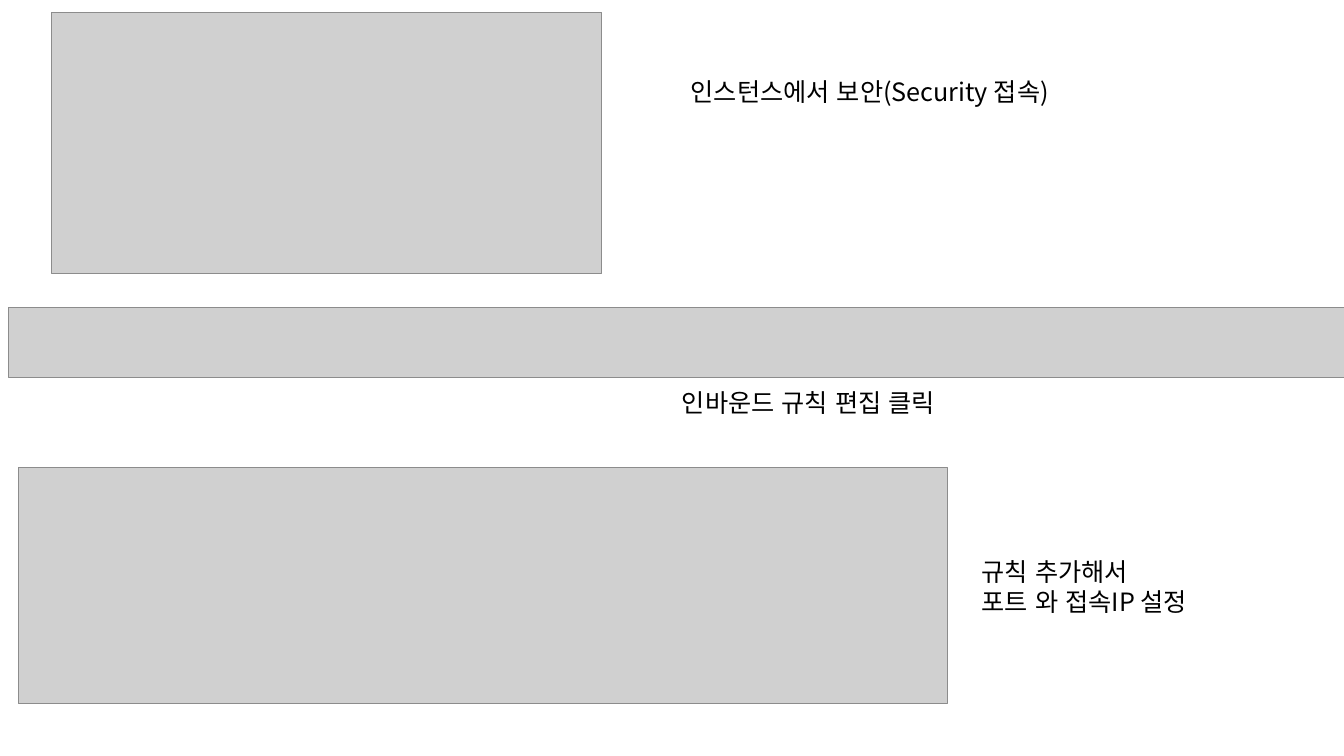
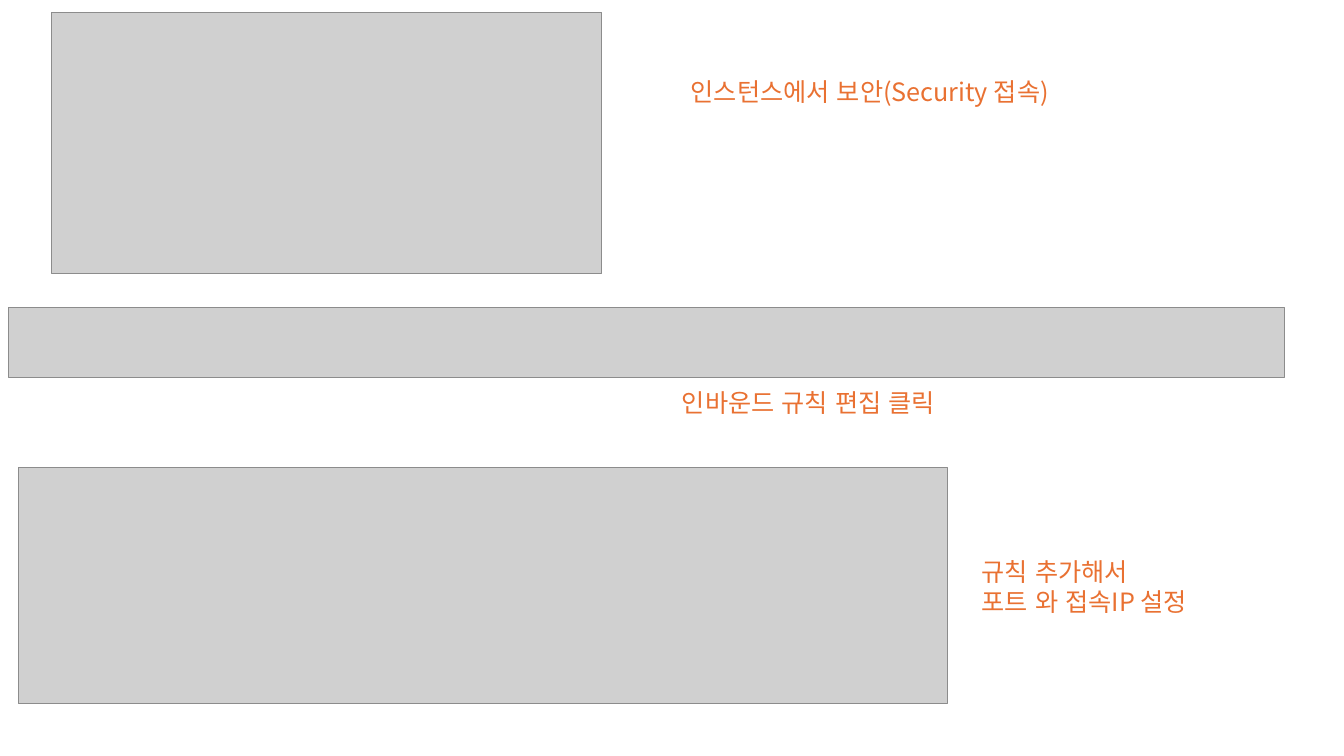
Before and after one commit to sonsungjong/reactjs-app, a slide deck: slide 18 of AWS배포 샘플.pptx. Drawn at 1344x756 pixels with LibreOffice and Linux fonts; fonts in the diff are those of the drawing; grey boxes stand for pictures. Boxes give left, top, right and bottom in pixels: in the first picture for what was removed or moved away, otherwise in the second. Text is boxed around its words. In the diff, an @@ line names an element or a change of style, - is before the commit and + after.

```diff
--- a/AWS배포 샘플.pptx
+++ b/AWS배포 샘플.pptx
@@ picture: place and size @@
-picture at (9,308,1344,378)
+picture at (9,308,1285,378)
@@ text colour #000000 to #E97132 in 3 elements at (982,560,1187,613), (691,80,1049,107), (682,391,935,414) @@
```
Also in this commit, not shown: 9 other slides changed, 8 slides added, 10 slides removed.
